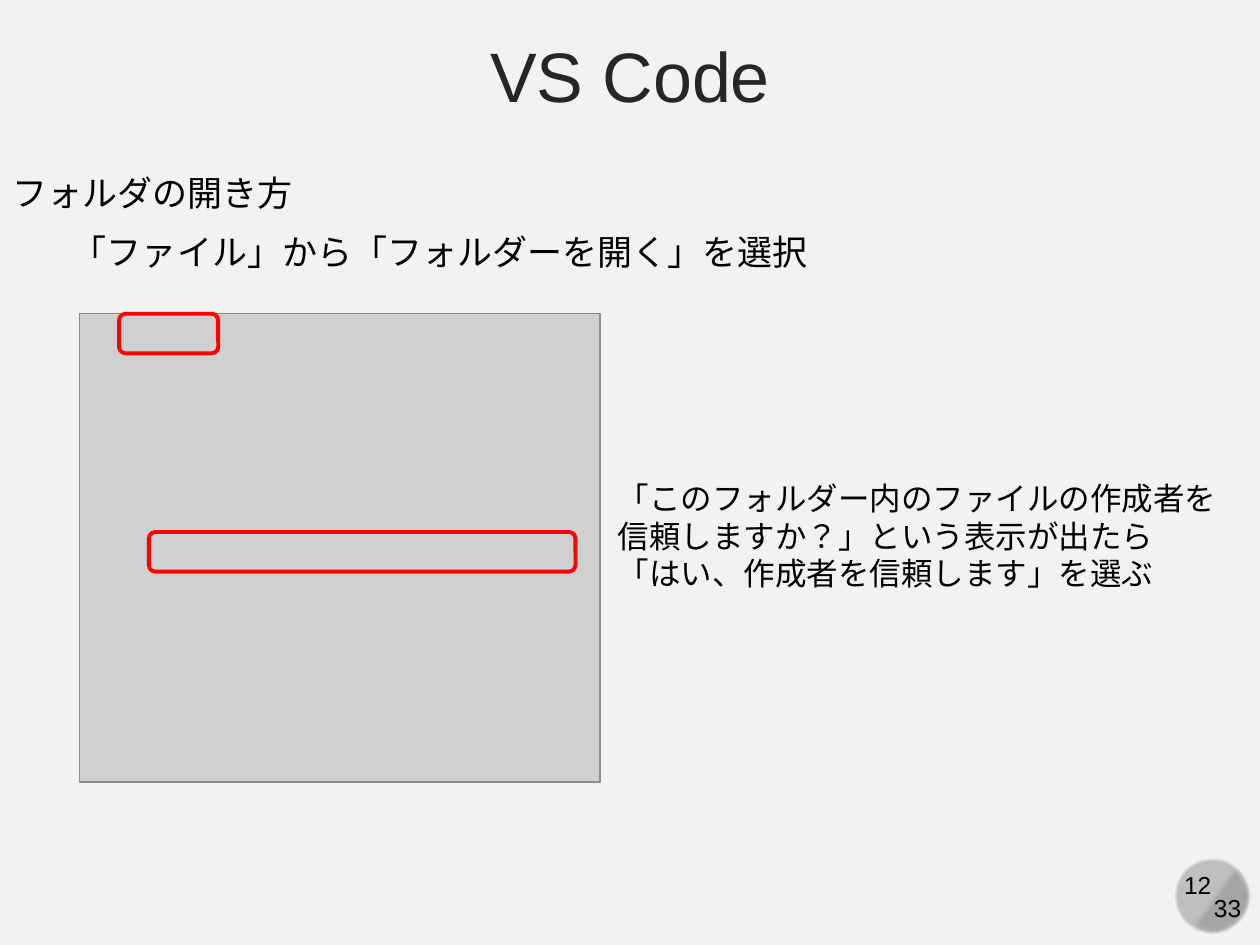
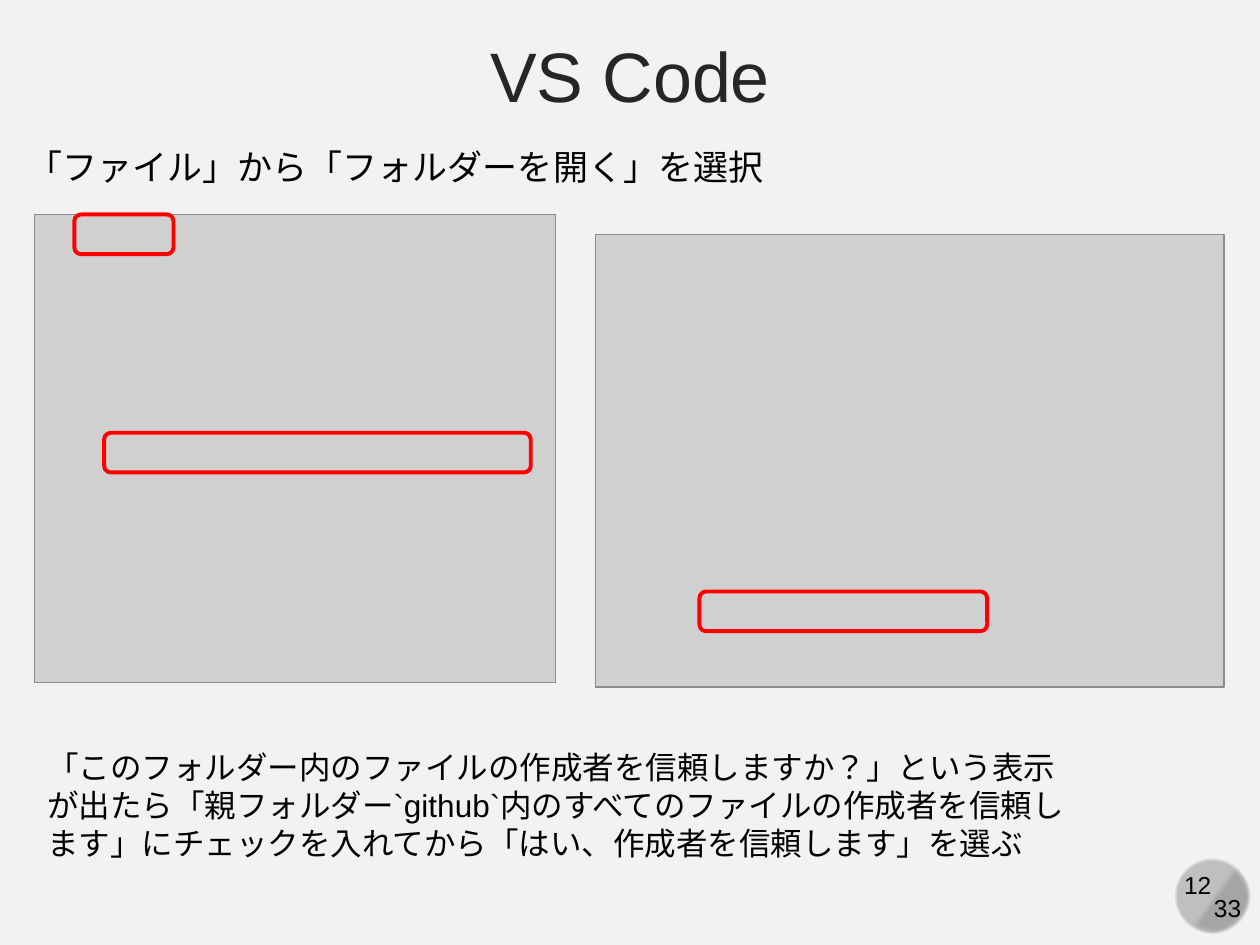
Before and after one commit to kaityo256/github, a slide deck: slide 12 of practice_basic/fig/slide.pptx. Drawn at 1260x945 pixels with LibreOffice and Linux fonts; fonts in the diff are those of the drawing; grey boxes stand for pictures. Boxes give left, top, right and bottom in pixels: in the first picture for what was removed or moved away, otherwise in the second. Text is boxed around its words. In the diff, an @@ line names an element or a change of style, - is before the commit and + after.

```diff
--- a/practice_basic/fig/slide.pptx
+++ b/practice_basic/fig/slide.pptx
@@ text "「ファイル」から「フォルダーを開く」を選択" moved from (x1=72, y1=235, x2=808, y2=268) to (x1=27, y1=150, x2=763, y2=183) @@
@@ text removed at (x1=12, y1=176, x2=292, y2=209) @@
-フォルダの開き方
@@ 2 rounded rectangles, 1 picture moved together from (x1=79, y1=314, x2=600, y2=782) to (x1=35, y1=214, x2=556, y2=683) @@
@@ picture added at (x1=595, y1=234, x2=1223, y2=687) @@
@@ rounded rectangle added at (x1=699, y1=591, x2=987, y2=630), outline #FF0000 2.25 pt @@
@@ text at (x1=47, y1=752, x2=1064, y2=858): text changed @@
-「このフォルダー内のファイルの作成者を
-信頼しますか？」という表示が出たら
-「はい、作成者を信頼します」を選ぶ
+「このフォルダー内のファイルの作成者を信頼しますか？」という表示が出たら「親フォルダー`github`内のすべてのファイルの作成者を信頼します」にチェックを入れてから「はい、作成者を信頼します」を選ぶ
```
Also in this commit, not shown: 3 other slides changed, 3 other files.
